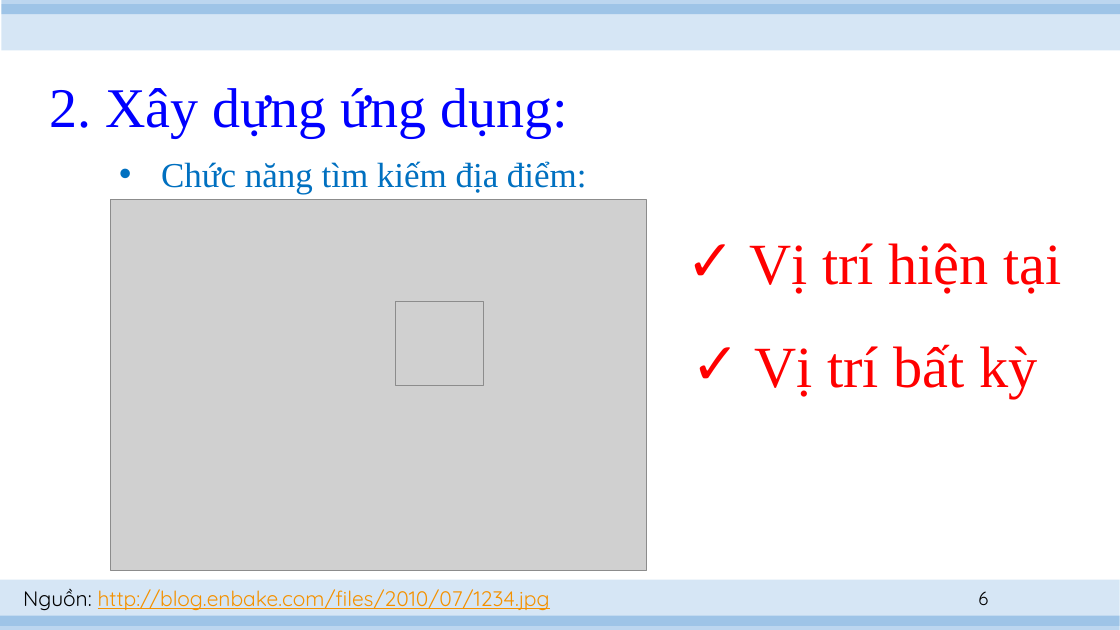
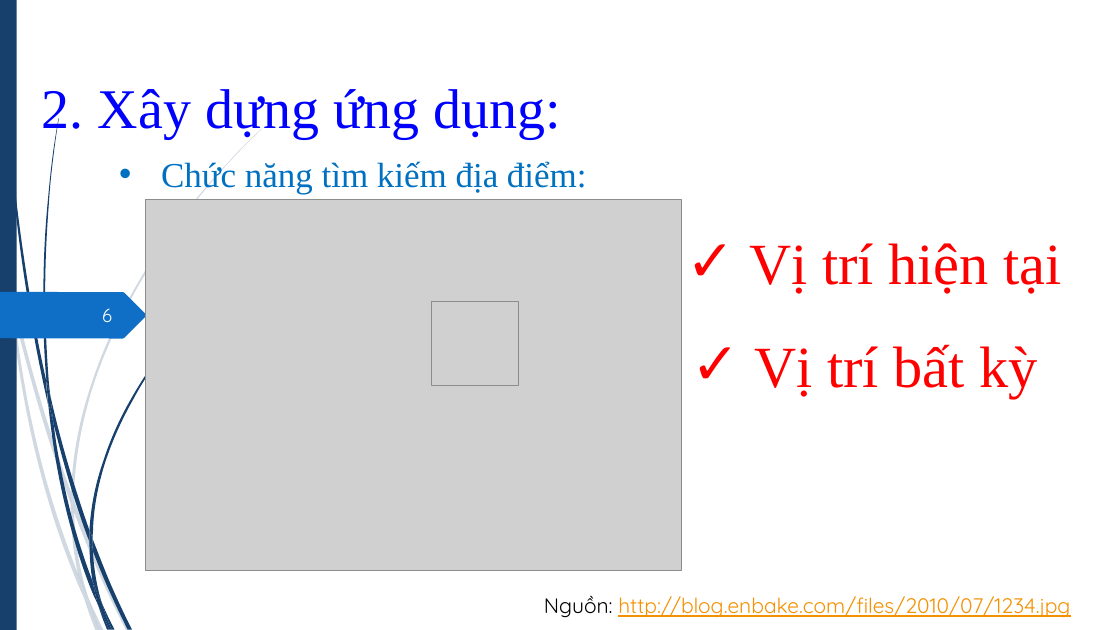
Before and after one commit to hvngoc/Presentation, a slide deck: slide 6 of slide 2.pptx. Drawn at 1120x630 pixels with LibreOffice and Linux fonts; fonts in the diff are those of the drawing; grey boxes stand for pictures. Boxes give left, top, right and bottom in pixels: in the first picture for what was removed or moved away, otherwise in the second. Text is boxed around its words. In the diff, an @@ line names an element or a change of style, - is before the commit and + after.

```diff
--- a/slide 2.pptx
+++ b/slide 2.pptx
@@ rectangle added at box(0, 0, 17, 630), fill #17406D @@
@@ rectangle removed at box(2, 4, 1120, 50) @@
@@ rectangle removed at box(2, 0, 1120, 14) @@
@@ title "2. Xây dựng ứng dụng:" at box(42, 89, 561, 139): alignment centre to left; line spacing 0.9 to 1 @@
@@ picture: place and size @@
-picture at box(111, 199, 646, 571)
+picture at box(146, 199, 681, 571)
@@ freeform shape added at box(0, 292, 146, 339), fill #0F6FC6 @@
@@ page number: place and size @@
-page number at box(978, 591, 988, 605)
+page number at box(102, 308, 112, 322)
@@ page number at box(102, 308, 112, 322): text colour #000000 to #FEFFFF @@
@@ picture: place and size @@
-picture at box(396, 301, 483, 385)
+picture at box(431, 301, 518, 385)
@@ rectangle removed at box(0, 580, 1120, 626) @@
@@ group added at box(0, 129, 262, 630): 10 freeform shapes @@
@@ group added at box(3, 0, 218, 630): 12 freeform shapes @@
@@ text "Nguồn: http://blog.enbake.com/files/2010/07/1234.jpg": place and size @@
-text "Nguồn: http://blog.enbake.com/files/2010/07/1234.jpg" at box(23, 589, 550, 611)
+text "Nguồn: http://blog.enbake.com/files/2010/07/1234.jpg" at box(544, 596, 1070, 618)
@@ rectangle removed at box(0, 616, 1120, 630) @@
```
Also in this commit, not shown: 9 other slides changed, 3 slides added.
